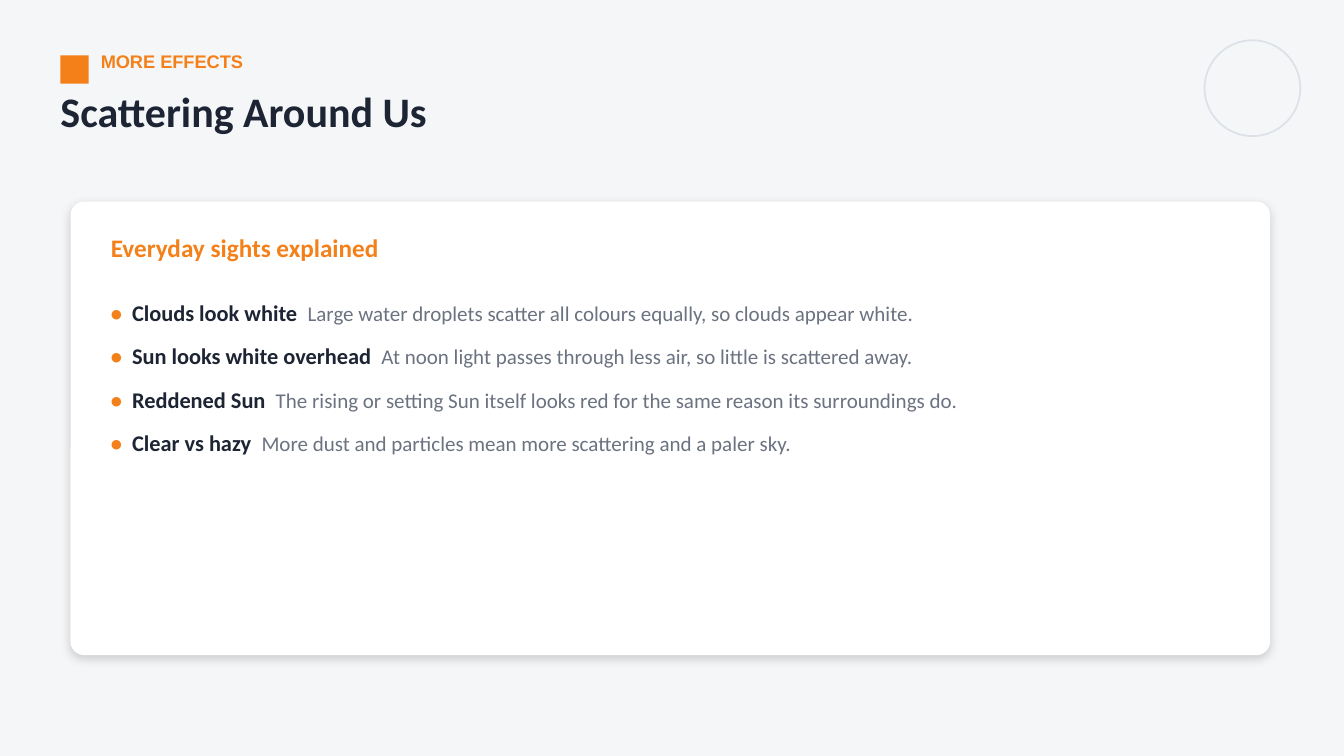
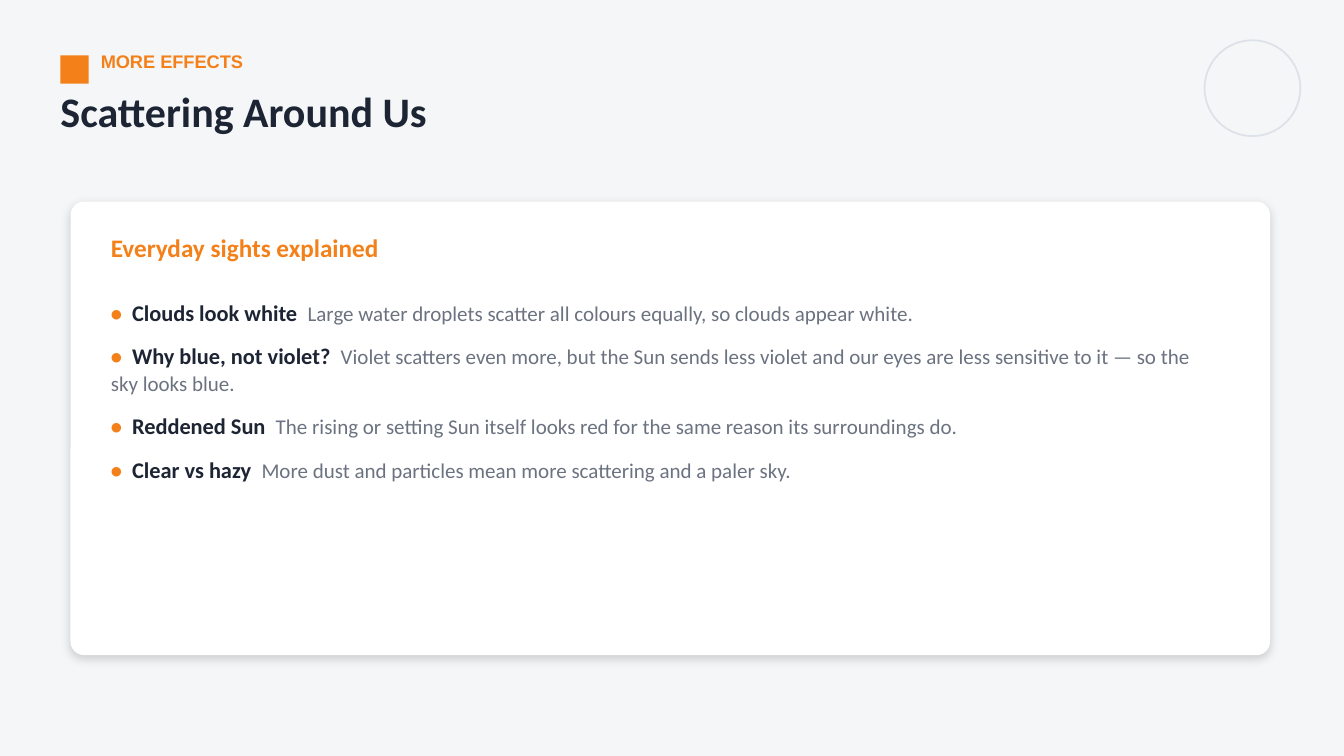
Before and after one commit to parmeshwars2911/MyFirstAR, a slide deck: slide 29 of ppt/Grade10/G10_S54_Spectrum_2.pptx (slide 22 before the commit). Drawn at 1344x756 pixels with LibreOffice and Linux fonts; fonts in the diff are those of the drawing. Boxes give left, top, right and bottom in pixels: in the first picture for what was removed or moved away, otherwise in the second. Text is boxed around its words. In the diff, an @@ line names an element or a change of style, - is before the commit and + after.

```diff
--- a/ppt/Grade10/G10_S54_Spectrum_2.pptx
+++ b/ppt/Grade10/G10_S54_Spectrum_2.pptx
@@ text at [111, 348, 1189, 395]: text changed @@
-• Sun looks white overhead At noon light passes through less air, so little is scattered away.
+• Why blue, not violet? Violet scatters even more, but the Sun sends less violet and our eyes are less sensitive to it — so the sky looks blue.
```
Also in this commit, not shown: 1 other slide changed, 7 slides added, 2 other files.
